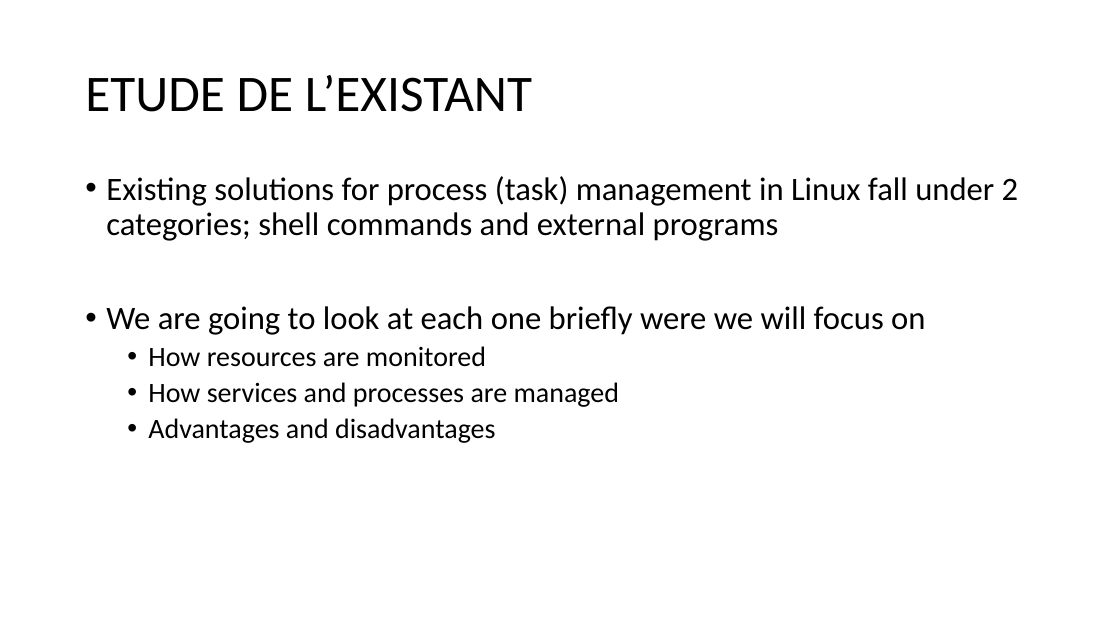
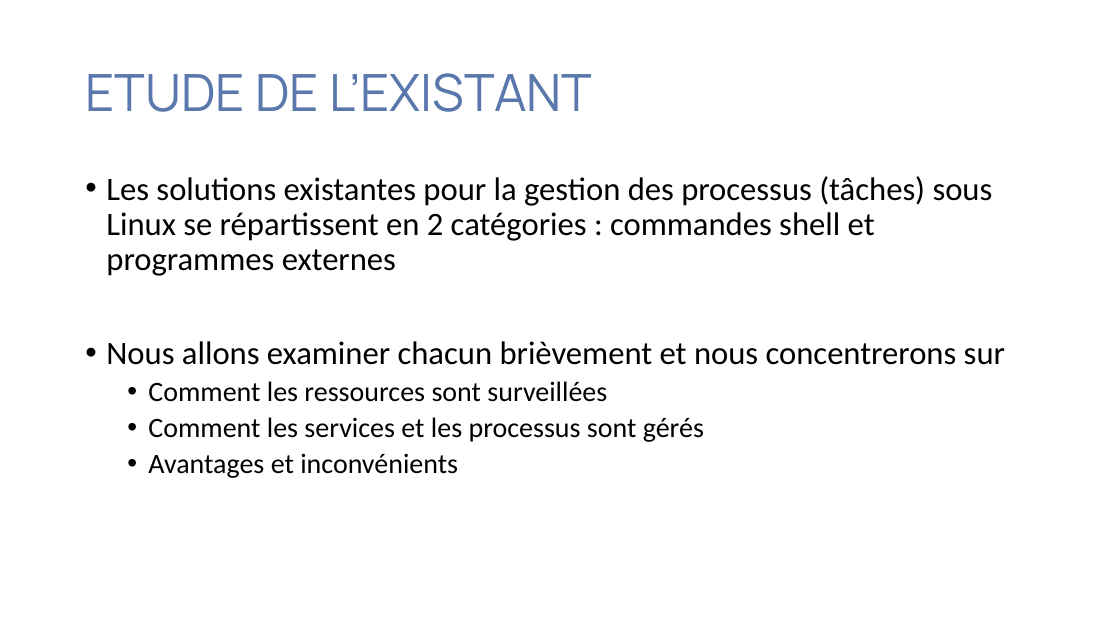
Before and after one commit to Nguh-Prince/TaskMan, a slide deck: slide 5 of documents/CAHIER D’ANALYSES POUR LE GESTIONNAIRE DE TACHES.pptx. Drawn at 1120x630 pixels with LibreOffice and Linux fonts; fonts in the diff are those of the drawing. Boxes give left, top, right and bottom in pixels: in the first picture for what was removed or moved away, otherwise in the second. Text is boxed around its words. In the diff, an @@ line names an element or a change of style, - is before the commit and + after.

```diff
--- a/documents/CAHIER D’ANALYSES POUR LE GESTIONNAIRE DE TACHES.pptx
+++ b/documents/CAHIER D’ANALYSES POUR LE GESTIONNAIRE DE TACHES.pptx
@@ title "ETUDE DE L’EXISTANT" at bbox=[85, 73, 592, 112]: font Calibri to Manrope, text colour #000000 to #5A78AC @@
@@ text at bbox=[106, 176, 1005, 478]: text changed @@
-• Existing solutions for process (task) management in Linux fall under 2 categories; shell commands and external programs
-• We are going to look at each one briefly were we will focus on
-  • How resources are monitored
-  • How services and processes are managed
-  • Advantages and disadvantages
+• Les solutions existantes pour la gestion des processus (tâches) sous Linux se répartissent en 2 catégories : commandes shell et programmes externes
+• Nous allons examiner chacun brièvement et nous concentrerons sur
+  • Comment les ressources sont surveillées
+  • Comment les services et les processus sont gérés
+  • Avantages et inconvénients
```
Also in this commit, not shown: 14 other slides changed, 2 slides added, 3 slides removed, 57 other files.
